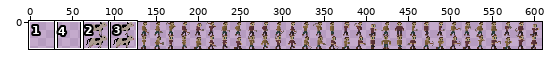
Two versions of one sprite sheet, assets/npcs.png. The first picture is a wide view before the edit; the outline marks the close-up.
Close-up. Before the edit:
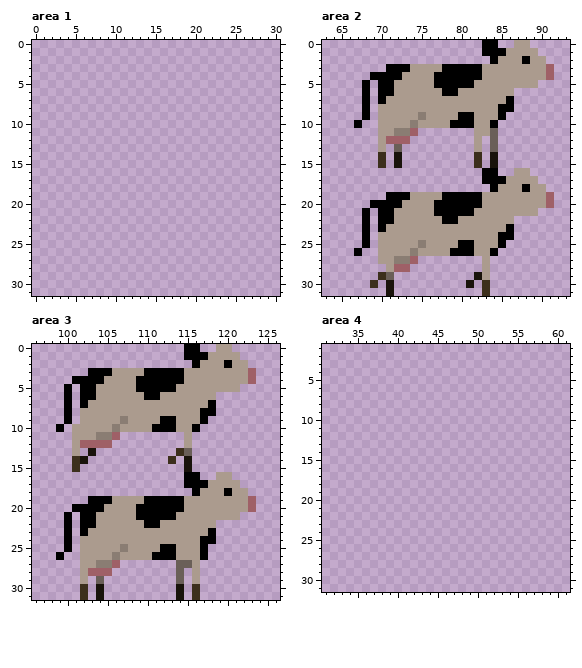
The file is 1024x32 pixels. Shown: area 1: x 0..30, y 0..31; area 2: x 63..93, y 0..31; area 3: x 96..126, y 0..31; area 4: x 31..61, y 1..31. The old version is drawn lined up with the new one. The wide view leaves out empty margins.
Once edited:
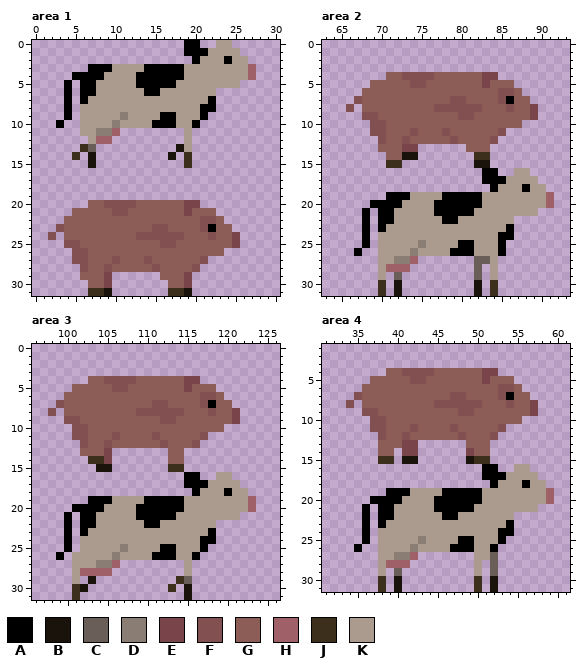
Palette (. is transparent): A #000000  B #19130b  C #6a5f58  D #8a7d73  E #79444a  F #825050  G #8c5c57  H #9f6067  J #3c2f1c  K #ab9b8e
From old to new:
whole drawing moved by +64,+0 (the old picture is shown already moved)
Area 1:
y 0: x 19..20 .. -> AA; x 23..24 .. -> KK
y 1: x 19..25 ....... -> AAAKKKK
y 2: x 20..26 ....... -> AKKKAKK
y 3: x 7..27 ..................... -> AAAKKKKAAAAAKKKKKKKKH
y 4: x 5..27 ....................... -> AAAAKKKKAAAAAAKKKKKKKKH
y 5: x 4 . -> A; x 6..25 .................... -> AAKKKKKAAAAAKKKKKKKK
y 6: x 4 . -> A; x 6..22 ................. -> AAKKKKKKAAKKKKKKK
y 7: x 4 . -> A; x 6..22 ................. -> AKKKKKKKKKKKKKKKA
y 8: x 4 . -> A; x 6..22 ................. -> KKKKKKKKKKKKKKKAA
y 9: x 4 . -> A; x 6..21 ................ -> KKKKKDKKKKAAKKKA
y 10: x 3 . -> A; x 6..20 ............... -> KKKKDKKKKAAAKKA
y 11: x 6..10 ..... -> KKDDH; x 19 . -> K
y 12: x 7..9 ... -> KHH; x 19 . -> K
y 13: x 6..7 .. -> JC; x 18..19 .. -> BK
y 14: x 5 . -> J; x 7 . -> B; x 17 . -> B; x 19 . -> J
y 15: x 7 . -> B; x 19 . -> J
y 20: x 7..20 .............. -> GGFFFFGGGGGGEE
y 21: x 5..22 .................. -> GGGGGFFGGGGGGGEGGG
y 22: x 4..23 .................... -> GGGGGGGGGGGGGGGGGFFG
y 23: x 3..24 ...................... -> FGGGGGGGGGGGFFGGGGFAGG
y 24: x 2 . -> F; x 4..25 ...................... -> GGGGGGGGGFFFFFFGGGFGGE
y 25: x 4..25 ...................... -> FFGGGGGGGGGGFFGGGGGGGE
y 26: x 5..23 ................... -> FFGGGGGGGGGGGGGGGGG
y 27: x 5..21 ................. -> FFGGGFGGGFGGGGGGF
y 28: x 6..20 ............... -> FGGFGGGGGFGGGGF
y 29: x 6..9 .... -> GGGE; x 16..19 .... -> GGGE
y 30: x 7..9 ... -> GGE; x 17..19 ... -> GGE
y 31: x 7..9 ... -> JJB; x 17..19 ... -> JJB
Area 2:
y 0: x 83..84 AA -> ..; x 87..88 KK -> ..
y 1: x 83..89 AAAKKKK -> .......
y 2: x 84..90 AKKKAKK -> .......
y 3: x 71..91 AAAKKKKAAAAAKKKKKKKKH -> .....................
y 4: x 69..91 AAAAKKKKAAAAAAKKKKKKKKH -> ..GGFFFFGGGGGGEE.......
y 5: x 68..89 A.AAKKKKKAAAAAKKKKKKKK -> .GGGGGFFGGGGGGGEGGG...
y 6: x 68..87 A.AAKKKKKKAAKKKKKKK. -> GGGGGGGGGGGGGGGGGFFG
y 7: x 67..85 .A.AKKKKKKKKKKKKKKK -> FGGGGGGGGGGGFFGGGGF; x 87..88 .. -> GG
y 8: x 66 . -> F; x 68..89 A.KKKKKKKKKKKKKKKAA... -> GGGGGGGGGFFFFFFGGGFGGE
y 9: x 68..89 A.KKKKKDKKKKAAKKKA.... -> FFGGGGGGGGGGFFGGGGGGGE
y 10: x 67 A -> .; x 69..87 .KKKKDKKKKAAAKKA... -> FFGGGGGGGGGGGGGGGGG
y 11: x 69..85 .KKDDH.......KKC. -> FFGGGFGGGFGGGGGGF
y 12: x 70..84 KHHH........K.C -> FGGFGGGGGFGGGGF
y 13: x 70..74 K.C.. -> GGGEE; x 81..84 .K.C -> GGG.
y 14: x 70..74 J.B.. -> .GGBB; x 83..84 .B -> J.
y 15: x 70..72 J.B -> .JJ; x 82..84 J.B -> BB.
y 26: x 84..85 A. -> KA
y 27: x 82..84 .K. -> CCK
y 28: x 70..71 .K -> KH; x 82..84 .K. -> C.K
y 29: x 70..72 JC. -> K.C; x 82..84 BK. -> C.K
y 30: x 69..72 J.B. -> .J.B; x 81..84 B.J. -> .B.J
y 31: x 70..72 .B. -> J.B; x 82..84 .J. -> B.J
Area 3:
y 0: x 115..116 AA -> ..; x 119..120 KK -> ..
y 1: x 115..121 AAAKKKK -> .......
y 2: x 116..122 AKKKAKK -> .......
y 3: x 103..123 AAAKKKKAAAAAKKKKKKKKH -> .....................
y 4: x 101..123 AAAAKKKKAAAAAAKKKKKKKKH -> ..GGFFFFGGGGGGEE.......
y 5: x 100..121 A.AAKKKKKAAAAAKKKKKKKK -> .GGGGGFFGGGGGGGEGGG...
y 6: x 100..119 A.AAKKKKKKAAKKKKKKK. -> GGGGGGGGGGGGGGGGGFFG
y 7: x 99..117 .A.AKKKKKKKKKKKKKKK -> FGGGGGGGGGGGFFGGGGF; x 119..120 .. -> GG
y 8: x 98 . -> F; x 100..121 A.KKKKKKKKKKKKKKKAA... -> GGGGGGGGGFFFFFFGGGFGGE
y 9: x 100..121 A.KKKKKDKKKKAAKKKA.... -> FFGGGGGGGGGGFFGGGGGGGE
y 10: x 99 A -> .; x 101..119 KKKKKDKKKKAAAKKA... -> FFGGGGGGGGGGGGGGGGG
y 11: x 101..117 KKKDDH........K.. -> FFGGGFGGGGFGGGGGF
y 12: x 101..116 KHHHH.........K. -> .FGGFGGGGGGFGGGF
y 13: x 101..105 K.B.. -> .GGGE; x 113..115 .JC -> GG.
y 14: x 101..105 JB... -> ..JJE; x 113..115 J.B -> GG.
y 15: x 101 J -> .; x 104..105 .. -> BB; x 113..115 ..B -> JJ.
y 26: x 101 . -> K; x 116..117 KA -> A.
y 27: x 101 . -> K; x 114..116 CCK -> .K.
y 28: x 101..102 .K -> KH; x 114..116 C.K -> .K.
y 29: x 101..104 .K.C -> K.B.; x 114..116 C.K -> JC.
y 30: x 101..102 .J -> JB; x 104 B -> .; x 113..116 .B.J -> J.B.
y 31: x 101..102 .J -> J.; x 104 B -> .; x 114..116 B.J -> .B.
Area 4:
y 4: x 39..52 .............. -> GGFFFFGGGGGGEE
y 5: x 37..54 .................. -> GGGGGFFGGGGGGGEGGG
y 6: x 36..55 .................... -> GGGGGGGGGGGGGGGGGFFG
y 7: x 35..56 ...................... -> FGGGGGGGGGGGFFGGGGFAGG
y 8: x 34 . -> F; x 36..57 ...................... -> GGGGGGGGGFFFFFFGGGFGGE
y 9: x 36..57 ...................... -> FFGGGGGGGGGGFFGGGGGGGE
y 10: x 37..55 ................... -> FFGGGGGGGGGGGGGGGGG
y 11: x 37..53 ................. -> FFGGGFGGGGFGGGGGF
y 12: x 38..52 ............... -> FGGFGGGGGGFGGGF
y 13: x 38..42 ..... -> GGGEE; x 49..51 ... -> GGG
y 14: x 38..39 .. -> GG; x 41..42 .. -> EE; x 49..51 ... -> EGG
y 15: x 38..39 .. -> JJ; x 41..42 .. -> BB; x 49..51 ... -> BJJ
y 16: x 51..52 .. -> AA; x 55..56 .. -> KK
y 17: x 51..57 ....... -> AAAKKKK
y 18: x 52..58 ....... -> AKKKAKK
y 19: x 39..59 ..................... -> AAAKKKKAAAAAKKKKKKKKH
y 20: x 37..59 ....................... -> AAAAKKKKAAAAAAKKKKKKKKH
y 21: x 36 . -> A; x 38..57 .................... -> AAKKKKKAAAAAKKKKKKKK
y 22: x 36 . -> A; x 38..54 ................. -> AAKKKKKKAAKKKKKKK
y 23: x 36 . -> A; x 38..54 ................. -> AKKKKKKKKKKKKKKKA
y 24: x 36 . -> A; x 38..54 ................. -> KKKKKKKKKKKKKKKAA
y 25: x 36 . -> A; x 38..53 ................ -> KKKKKDKKKKAAKKKA
y 26: x 35 . -> A; x 38..52 ............... -> KKKKDKKKKAAAKKA
y 27: x 38..42 ..... -> KKDDH; x 50..52 ... -> KKC
y 28: x 38..41 .... -> KHHH; x 50 . -> K; x 52 . -> C
y 29: x 38 . -> K; x 40 . -> C; x 50 . -> K; x 52 . -> C
y 30..31: x 38 . -> J; x 40 . -> B; x 50 . -> J; x 52 . -> B
Changed places in both close-ups, as pixel boxes (x1, y1, x2, y2):
added: (48, 40, 256, 296)
changed: (346, 40, 554, 168)
changed: (466, 248, 506, 296)
changed: (370, 264, 402, 296)
changed: (48, 344, 256, 472)
changed: (72, 552, 104, 600)
changed: (168, 552, 208, 600)
added: (346, 368, 554, 592)
